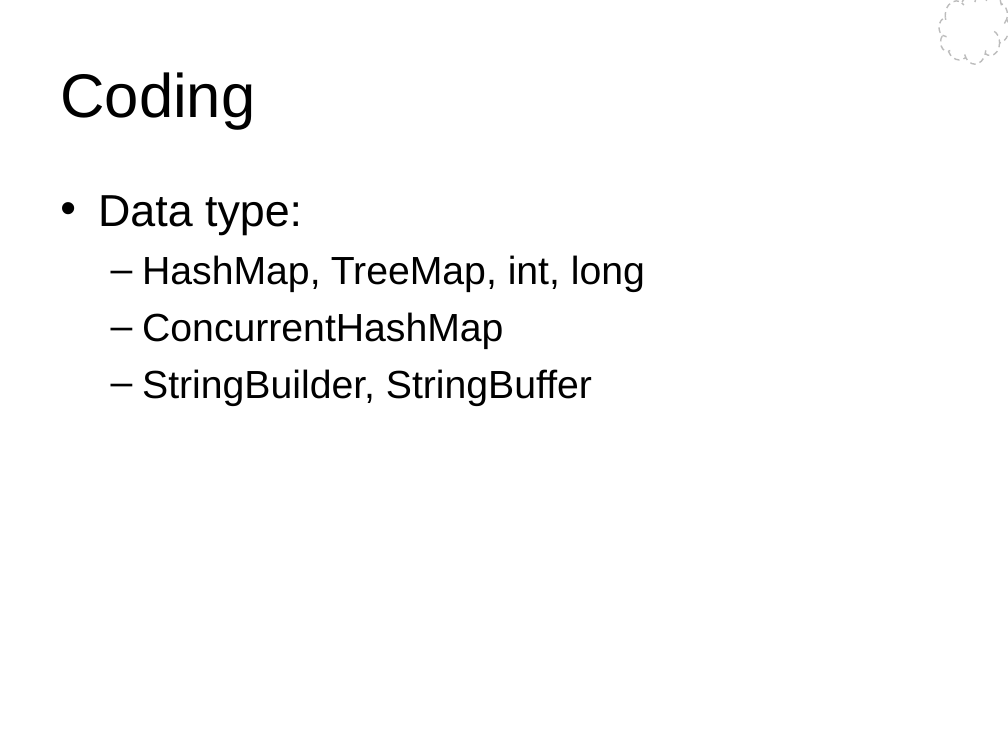
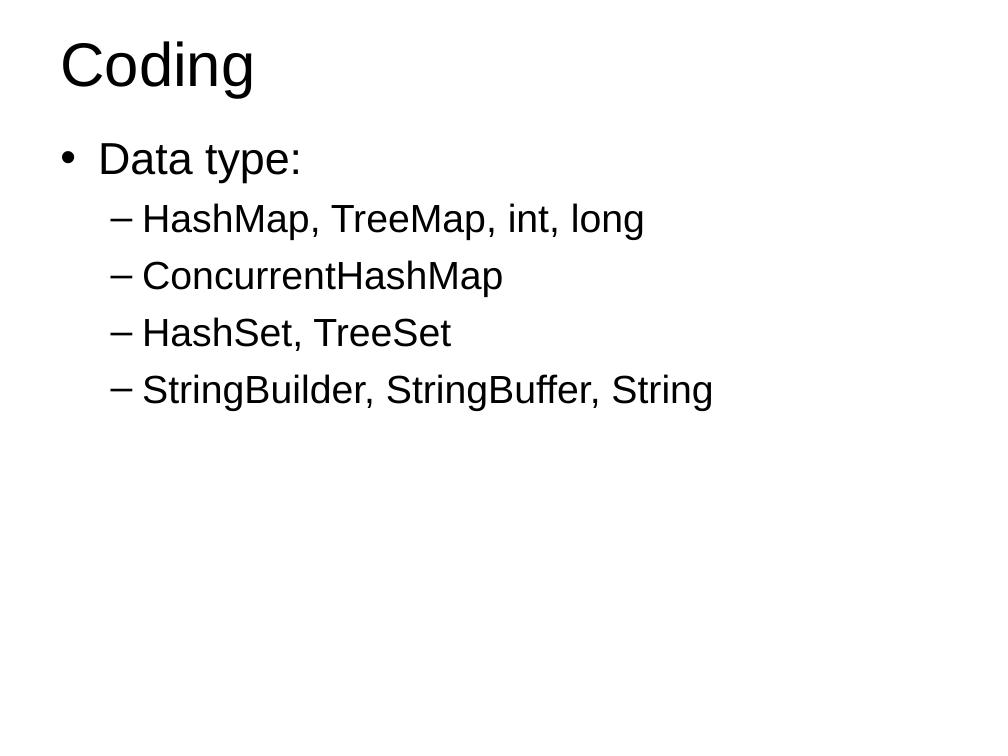
Before and after one commit to Wang-Ray/notes, a slide deck: slide 26 of Architect.ppt (slide 27 before the commit). Drawn at 1008x756 pixels with LibreOffice and Linux fonts; fonts in the diff are those of the drawing; background and template pictures are left out. Boxes give left, top, right and bottom in pixels: in the first picture for what was removed or moved away, otherwise in the second. Text is boxed around its words. In the diff, an @@ line names an element or a change of style, - is before the commit and + after.

```diff
--- a/Architect.ppt
+++ b/Architect.ppt
@@ title "Coding": place and size @@
-title "Coding" at (60,72,255,129)
+title "Coding" at (60,41,255,97)
@@ freeform shape removed at (939,0,1008,65) @@
@@ text "Data type:": place and size @@
-text "Data type:" at (98,195,645,406)
+text "Data type:" at (98,143,713,411)
@@ text at (142,317,713,411): text changed @@
-  – StringBuilder, StringBuffer
+  – HashSet, TreeSet
+  – StringBuilder, StringBuffer, String
```
Also in this commit, not shown: 28 other slides changed, 1 slide added, 1 slide removed, 2 other files.
